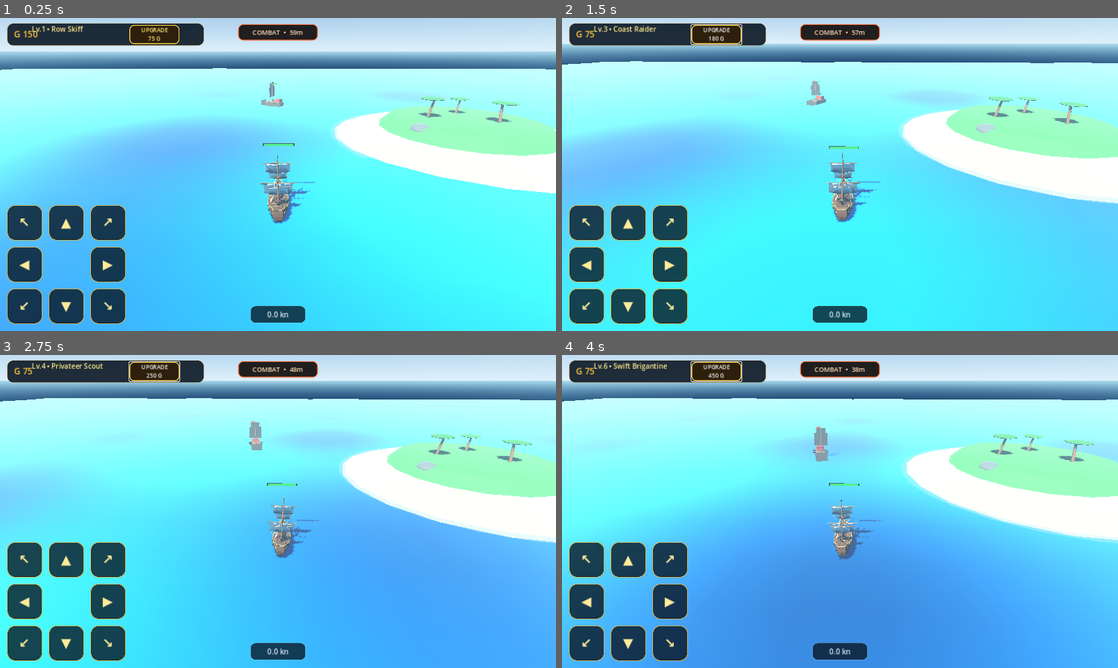
Above: before the commit, frames 1-4 (two rows, left to right).
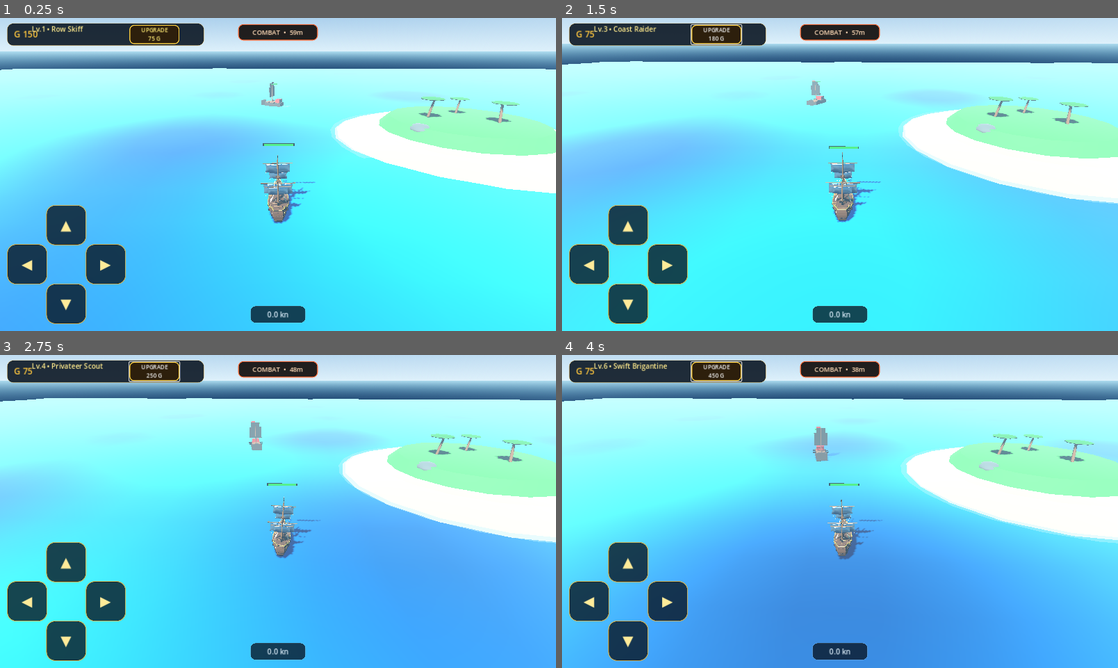
Above: after the commit, the same moments.

Repository: za99405com-ui/Pirate-Seasonline
Game: Godot game, scene res://scenes/world/world.tscn
Two runs of this game, one before a commit and one after it. Both use one fixed random seed, a clock stepped at 60 frames per second and the inputs below.
Inputs:
- Up to frame 1 (0.25 s): no input
- Up to frame 2 (1.5 s): click "UPGRADE 75 G" at 0.5 s; click "UPGRADE 120 G" at 1.25 s
- Up to frame 3 (2.75 s): click "UPGRADE 180 G" at 2 s
- Up to frame 4 (4 s): click "UPGRADE 250 G" at 2.75 s; click "UPGRADE 340 G" at 3.5 s

The runs differ from the first frame. In frame 1, 4.1% of the frame differs, in the area x 1-23%, y 59-98%; in frame 2, 4.1%; in frame 3, 4.1%; in frame 4, 4.1%.

Commit message:
controls: use four-arrow drag steering with one finger

Diff:
--- a/godot_game/scripts/ui/hud.gd
+++ b/godot_game/scripts/ui/hud.gd
@@ -27,16 +27,13 @@
 var dpad_down: Button = null
 var dpad_left: Button = null
 var dpad_right: Button = null
-var dpad_up_left: Button = null
-var dpad_up_right: Button = null
-var dpad_down_left: Button = null
-var dpad_down_right: Button = null
 var dpad_up_held: bool = false
 var dpad_down_held: bool = false
 var dpad_left_held: bool = false
 var dpad_right_held: bool = false
-var dpad_touches: Dictionary = {}
-var mouse_dpad_direction: String = ""
+var dpad_touch_vectors: Dictionary = {}
+var mouse_dpad_active: bool = false
+var mouse_dpad_vector: Vector2 = Vector2.ZERO
 
 func _ready() -> void:
 	world_controller = get_parent()
@@ -110,19 +107,14 @@
 	dpad_root.grow_vertical = Control.GROW_DIRECTION_BEGIN
 	controls_root.add_child(dpad_root)
 
-	dpad_up_left = _make_dpad_button("↖")
+	# Only four visible buttons. Sliding one finger between them blends the movement.
 	dpad_up = _make_dpad_button("▲")
-	dpad_up_right = _make_dpad_button("↗")
+	dpad_down = _make_dpad_button("▼")
 	dpad_left = _make_dpad_button("◀")
 	dpad_right = _make_dpad_button("▶")
-	dpad_down_left = _make_dpad_button("↙")
-	dpad_down = _make_dpad_button("▼")
-	dpad_down_right = _make_dpad_button("↘")
-
-	for button in [dpad_up_left, dpad_up, dpad_up_right, dpad_left, dpad_right, dpad_down_left, dpad_down, dpad_down_right]:
+
+	for button in [dpad_up, dpad_down, dpad_left, dpad_right]:
 		dpad_root.add_child(button)
-
-	for button in [dpad_up_left, dpad_up, dpad_up_right, dpad_left, dpad_right, dpad_down_left, dpad_down, dpad_down_right]:
 		button.toggle_mode = true
 		button.mouse_filter = Control.MOUSE_FILTER_IGNORE
 
@@ -132,7 +124,7 @@
 	var button := Button.new()
 	button.text = symbol
 	button.focus_mode = Control.FOCUS_NONE
-	button.add_theme_font_size_override("font_size", 30)
+	button.add_theme_font_size_override("font_size", 32)
 
 	var normal := StyleBoxFlat.new()
 	normal.bg_color = Color(0.025, 0.07, 0.12, 0.78)
@@ -141,10 +133,10 @@
 	normal.border_width_right = 2
 	normal.border_width_bottom = 2
 	normal.border_color = Color(0.86, 0.68, 0.24, 0.82)
-	normal.corner_radius_top_left = 18
-	normal.corner_radius_top_right = 18
-	normal.corner_radius_bottom_left = 18
-	normal.corner_radius_bottom_right = 18
+	normal.corner_radius_top_left = 20
+	normal.corner_radius_top_right = 20
+	normal.corner_radius_bottom_left = 20
+	normal.corner_radius_bottom_right = 20
 
 	var pressed := normal.duplicate() as StyleBoxFlat
 	pressed.bg_color = Color(0.24, 0.15, 0.045, 0.96)
@@ -162,7 +154,7 @@
 
 	var viewport_size: Vector2 = get_viewport().get_visible_rect().size
 	var dpad_size: float = clampf(viewport_size.y * 0.38, 238.0, 310.0)
-	var button_size: float = dpad_size * 0.30
+	var button_size: float = dpad_size * 0.34
 	var center: float = dpad_size * 0.5
 	var half_button: float = button_size * 0.5
 	var far: float = dpad_size - button_size
@@ -173,14 +165,10 @@
 	dpad_root.offset_right = edge + dpad_size
 	dpad_root.offset_bottom = -edge
 
-	_place_dpad_button(dpad_up_left, 0.0, 0.0, button_size)
 	_place_dpad_button(dpad_up, center - half_button, 0.0, button_size)
-	_place_dpad_button(dpad_up_right, far, 0.0, button_size)
+	_place_dpad_button(dpad_down, center - half_button, far, button_size)
 	_place_dpad_button(dpad_left, 0.0, center - half_button, button_size)
 	_place_dpad_button(dpad_right, far, center - half_button, button_size)
-	_place_dpad_button(dpad_down_left, 0.0, far, button_size)
-	_place_dpad_button(dpad_down, center - half_button, far, button_size)
-	_place_dpad_button(dpad_down_right, far, far, button_size)
 
 func _place_dpad_button(button: Button, x: float, y: float, button_size: float) -> void:
 	if not button:
@@ -190,132 +178,96 @@
 	button.custom_minimum_size = Vector2(button_size, button_size)
 
 func _input(event: InputEvent) -> void:
-	# One Control tracks every finger, so UP+LEFT / UP+RIGHT works reliably on mobile.
+	# A finger must START on one of the four arrows. After that, sliding around the
+	# pad continuously mixes throttle + rudder, e.g. forward -> forward/right.
 	if event is InputEventScreenTouch:
 		var touch := event as InputEventScreenTouch
 		if touch.pressed:
-			var direction := _dpad_direction_at(touch.position)
-			if not direction.is_empty():
-				dpad_touches[touch.index] = direction
+			if _is_on_dpad_button(touch.position):
+				dpad_touch_vectors[touch.index] = _dpad_vector_from_position(touch.position)
 				get_viewport().set_input_as_handled()
 		else:
-			if dpad_touches.has(touch.index):
-				dpad_touches.erase(touch.index)
+			if dpad_touch_vectors.has(touch.index):
+				dpad_touch_vectors.erase(touch.index)
 				get_viewport().set_input_as_handled()
-		_refresh_dpad_state()
+		_refresh_dpad_input()
 	elif event is InputEventScreenDrag:
 		var drag := event as InputEventScreenDrag
-		if dpad_touches.has(drag.index):
-			var direction := _dpad_direction_at(drag.position)
-			if direction.is_empty():
-				dpad_touches.erase(drag.index)
-			else:
-				dpad_touches[drag.index] = direction
+		if dpad_touch_vectors.has(drag.index):
+			dpad_touch_vectors[drag.index] = _dpad_vector_from_position(drag.position)
 			get_viewport().set_input_as_handled()
-			_refresh_dpad_state()
+			_refresh_dpad_input()
 	elif event is InputEventMouseButton:
 		var mouse := event as InputEventMouseButton
 		if mouse.button_index == MOUSE_BUTTON_LEFT:
-			mouse_dpad_direction = _dpad_direction_at(mouse.position) if mouse.pressed else ""
-			_refresh_dpad_state()
-
-func _dpad_direction_at(screen_position: Vector2) -> String:
-	if not dpad_root or not dpad_root.visible:
-		return ""
-	if dpad_up_left and dpad_up_left.get_global_rect().has_point(screen_position):
-		return "up_left"
-	if dpad_up and dpad_up.get_global_rect().has_point(screen_position):
-		return "up"
-	if dpad_up_right and dpad_up_right.get_global_rect().has_point(screen_position):
-		return "up_right"
-	if dpad_left and dpad_left.get_global_rect().has_point(screen_position):
-		return "left"
-	if dpad_right and dpad_right.get_global_rect().has_point(screen_position):
-		return "right"
-	if dpad_down_left and dpad_down_left.get_global_rect().has_point(screen_position):
-		return "down_left"
-	if dpad_down and dpad_down.get_global_rect().has_point(screen_position):
-		return "down"
-	if dpad_down_right and dpad_down_right.get_global_rect().has_point(screen_position):
-		return "down_right"
-	return ""
-
-func _refresh_dpad_state() -> void:
-	dpad_up_held = false
-	dpad_down_held = false
-	dpad_left_held = false
-	dpad_right_held = false
-
-	var directions: Array[String] = []
-	for value in dpad_touches.values():
-		directions.append(String(value))
-	if not mouse_dpad_direction.is_empty():
-		directions.append(mouse_dpad_direction)
-
-	var up_left_active: bool = false
-	var up_right_active: bool = false
-	var down_left_active: bool = false
-	var down_right_active: bool = false
-
-	for direction in directions:
-		match direction:
-			"up":
-				dpad_up_held = true
-			"down":
-				dpad_down_held = true
-			"left":
-				dpad_left_held = true
-			"right":
-				dpad_right_held = true
-			"up_left":
-				dpad_up_held = true
-				dpad_left_held = true
-				up_left_active = true
-			"up_right":
-				dpad_up_held = true
-				dpad_right_held = true
-				up_right_active = true
-			"down_left":
-				dpad_down_held = true
-				dpad_left_held = true
-				down_left_active = true
-			"down_right":
-				dpad_down_held = true
-				dpad_right_held = true
-				down_right_active = true
-
-	if dpad_up_left:
-		dpad_up_left.set_pressed_no_signal(up_left_active)
+			if mouse.pressed and _is_on_dpad_button(mouse.position):
+				mouse_dpad_active = true
+				mouse_dpad_vector = _dpad_vector_from_position(mouse.position)
+			else:
+				mouse_dpad_active = false
+				mouse_dpad_vector = Vector2.ZERO
+			_refresh_dpad_input()
+	elif event is InputEventMouseMotion and mouse_dpad_active:
+		var motion := event as InputEventMouseMotion
+		mouse_dpad_vector = _dpad_vector_from_position(motion.position)
+		_refresh_dpad_input()
+
+func _is_on_dpad_button(screen_position: Vector2) -> bool:
+	for button in [dpad_up, dpad_down, dpad_left, dpad_right]:
+		if button and button.get_global_rect().has_point(screen_position):
+			return true
+	return false
+
+func _dpad_vector_from_position(screen_position: Vector2) -> Vector2:
+	if not dpad_root:
+		return Vector2.ZERO
+
+	var rect: Rect2 = dpad_root.get_global_rect()
+	var center: Vector2 = rect.position + rect.size * 0.5
+	var offset: Vector2 = screen_position - center
+	var radius: float = maxf(minf(rect.size.x, rect.size.y) * 0.5, 1.0)
+	var vector: Vector2 = offset / radius
+
+	if vector.length() > 1.0:
+		vector = vector.normalized()
+
+	# Keep a strong forward/back component when the finger starts moving sideways.
+	if absf(vector.x) < 0.08:
+		vector.x = 0.0
+	if absf(vector.y) < 0.08:
+		vector.y = 0.0
+	return vector
+
+func _refresh_dpad_input() -> void:
+	var combined := Vector2.ZERO
+	for value in dpad_touch_vectors.values():
+		if value is Vector2:
+			combined += value as Vector2
+	if mouse_dpad_active:
+		combined += mouse_dpad_vector
+	if combined.length() > 1.0:
+		combined = combined.normalized()
+
+	dpad_left_held = combined.x < -0.18
+	dpad_right_held = combined.x > 0.18
+	dpad_up_held = combined.y < -0.18
+	dpad_down_held = combined.y > 0.18
+
 	if dpad_up:
-		dpad_up.set_pressed_no_signal(dpad_up_held and not up_left_active and not up_right_active)
-	if dpad_up_right:
-		dpad_up_right.set_pressed_no_signal(up_right_active)
+		dpad_up.set_pressed_no_signal(dpad_up_held)
+	if dpad_down:
+		dpad_down.set_pressed_no_signal(dpad_down_held)
 	if dpad_left:
-		dpad_left.set_pressed_no_signal(dpad_left_held and not up_left_active and not down_left_active)
+		dpad_left.set_pressed_no_signal(dpad_left_held)
 	if dpad_right:
-		dpad_right.set_pressed_no_signal(dpad_right_held and not up_right_active and not down_right_active)
-	if dpad_down_left:
-		dpad_down_left.set_pressed_no_signal(down_left_active)
-	if dpad_down:
-		dpad_down.set_pressed_no_signal(dpad_down_held and not down_left_active and not down_right_active)
-	if dpad_down_right:
-		dpad_down_right.set_pressed_no_signal(down_right_active)
-
-	_send_dpad_vector()
-
-func _send_dpad_vector() -> void:
+		dpad_right.set_pressed_no_signal(dpad_right_held)
+
+	_send_dpad_vector(combined)
+
+func _send_dpad_vector(input_vector: Vector2) -> void:
 	if not player_ship or not is_instance_valid(player_ship) or not player_ship.has_method("set_joystick_input"):
 		return
-
-	var x: float = float(int(dpad_right_held) - int(dpad_left_held))
-	var y: float = float(int(dpad_down_held) - int(dpad_up_held))
-
-	# When sailing forward + turning, keep full throttle and use a gentle rudder.
-	# This feels like steering a ship rather than moving diagonally like a character.
-	if absf(y) > 0.5 and absf(x) > 0.5:
-		x *= 0.48
-
-	player_ship.call("set_joystick_input", Vector2(x, y))
+	player_ship.call("set_joystick_input", input_vector)
 
 func _create_combat_indicator() -> void:
 	combat_panel = PanelContainer.new()
